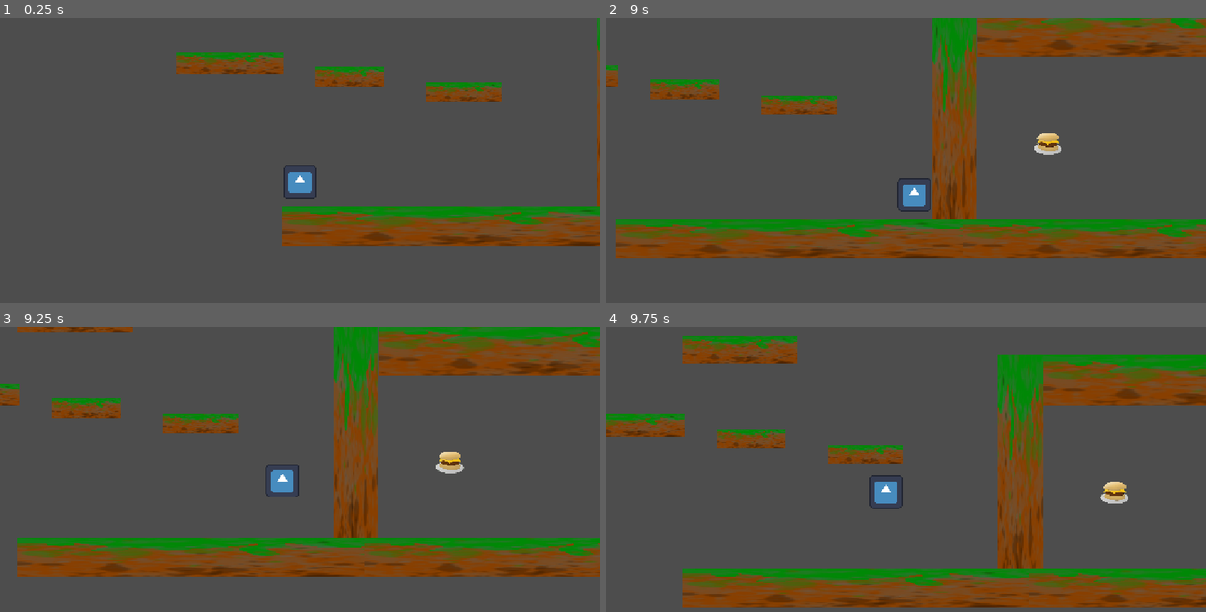
Above: before the commit, frames 1-4 (two rows, left to right).
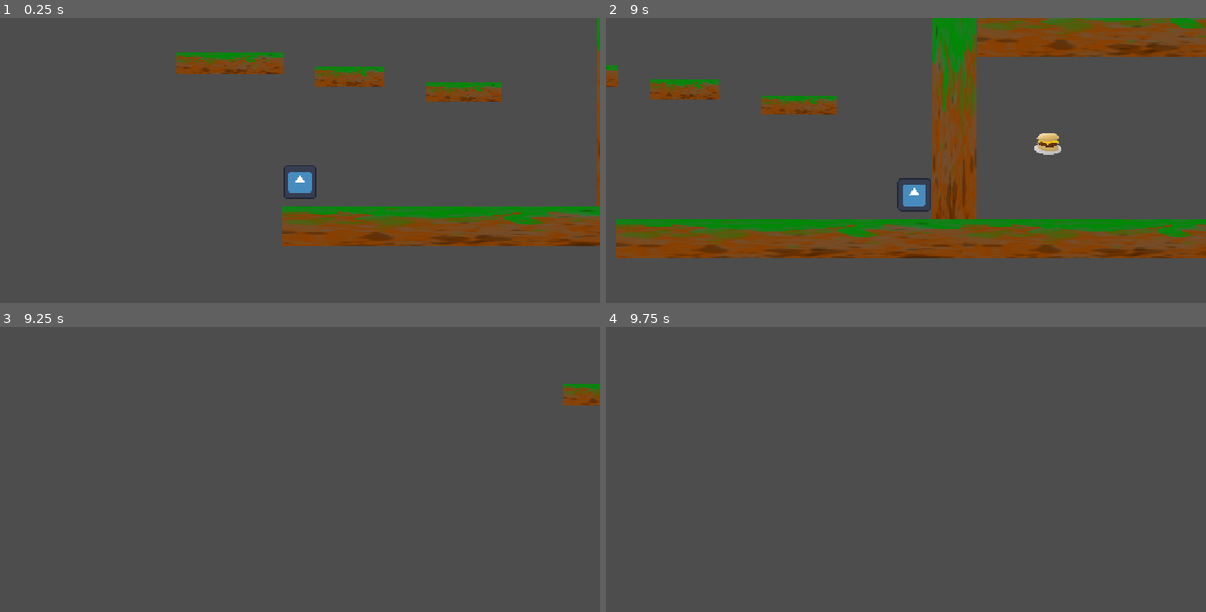
Above: after the commit, the same moments.

Repository: Guyiy1324/Jumpe-r-r-r-r-r-r-r-r
Game: Godot game, scene res://Scenes/map.tscn
Same seed, same stepped clock (60 frames per second), same inputs: the game is played once before the commit and once after it. This scene is started directly instead of the project's main scene. The engine's default icon, where the game draws it, is replaced by a stand-in: a white triangle on a blue panel in a dark square.
Inputs:
- Up to frame 1 (0.25 s): no input
- Up to frame 2 (9 s): hold Right (ui_right) 0.53-2.03 s; tap Space (Jump) at 0.77, 1.52, 3.02, 3.77, 4.52, 6.02, 6.77, 7.52 s; hold Left (ui_left) 2.03-2.78 s; hold Right (ui_right) 2.78-4.28 s; hold Left (ui_left) 4.28-5.03 s; hold Right (ui_right) 5.03-5.78 s; hold Left (ui_left) 5.78-7.28 s; hold Right (ui_right) from 7.28 s (still down)
- Up to frame 3 (9.25 s): keep holding Right (ui_right); tap Space (Jump) at 9.02 s
- Up to frame 4 (9.75 s): release Right (ui_right) at 9.53 s; hold Left (ui_left) from 9.53 s (still down)

Frames 1-2 are identical in both runs. In frame 3, 28% of the frame differs, in the area x 0-100%, y 0-88%; in frame 4, 28%.

Commit message:
please work

Diff:
--- a/jump-e-r/Scripts/player.tres.gd
+++ b/jump-e-r/Scripts/player.tres.gd
@@ -6,7 +6,7 @@
 const JUMP_VELOCITY: float = -600.0
 const WALL_REBOUND_SPEED: float = 700.0
 
-const WALL_REBOUND_DECELERATION: float = 499.90314159265379
+const WALL_REBOUND_DECELERATION: float = 1500
 
 var wall_rebounding: bool = false
 
@@ -24,7 +24,7 @@
 		velocity.x = move_toward(
 			velocity.x,
 			0.0,
-			WALL_REBOUND_DECELERATION * delta
+			WALL_REBOUND_DECELERATION * log(delta)
 		)
 		if is_zero_approx(velocity.x):
 			velocity.x = 0.0
Not shown: 1 places in jump-e-r/Scenes/map.tscn that only renumber resources
